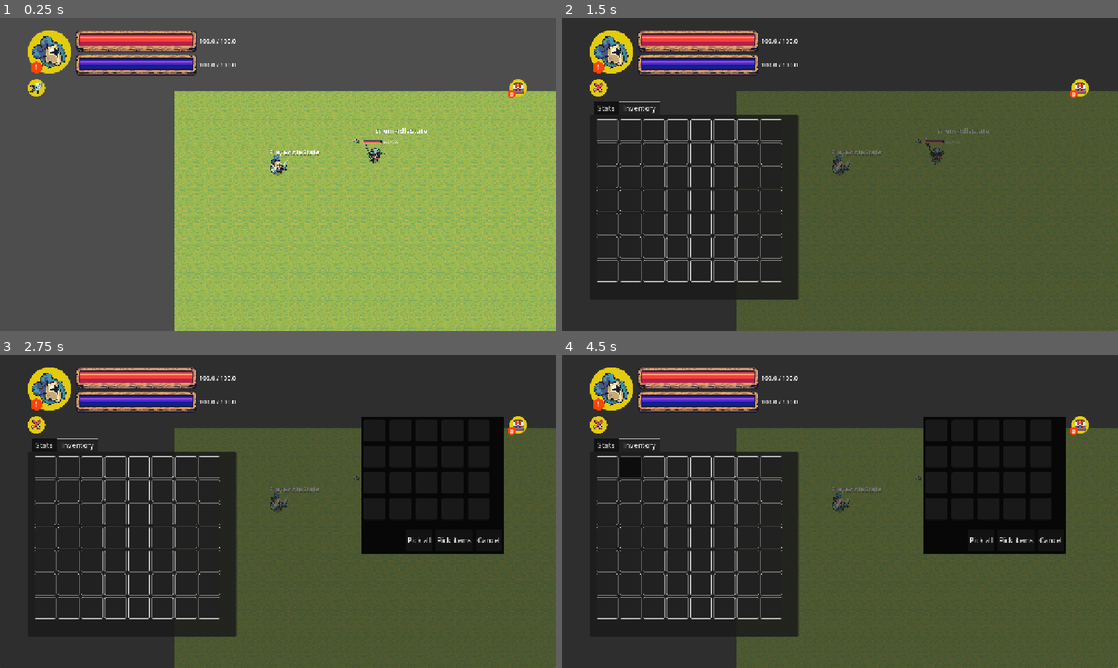
Above: before the commit, frames 1-4 (two rows, left to right).
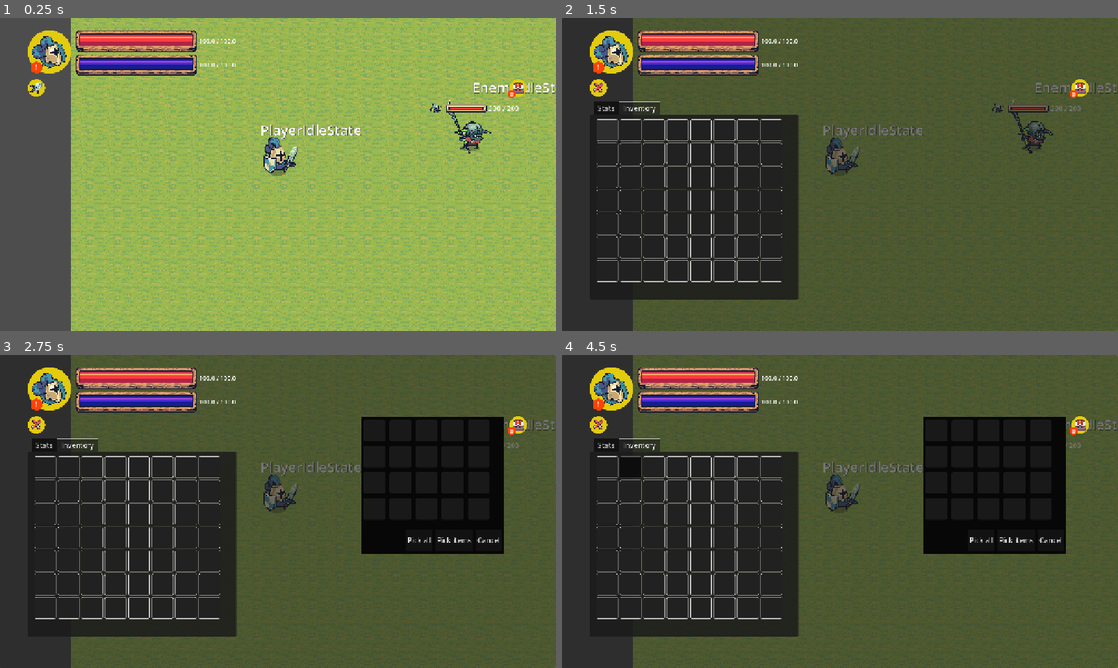
Above: after the commit, the same moments.

Repository: nidal1/rpg
Game: Godot game, scene res://scenes/world/world.tscn
Two runs of this game, one before a commit and one after it. Both use one fixed random seed, a clock stepped at 60 frames per second and the inputs below.
Inputs (mouse positions are in pixels of both pictures, inside the frame that each line leads up to):
- Up to frame 1 (0.25 s): no input
- Up to frame 2 (1.5 s): click (600, 86) at 0.5 s; click (606, 130) at 1.27 s
- Up to frame 3 (2.75 s): click (517, 423) at 2 s
- Up to frame 4 (4.5 s): click (934, 430) at 2.77 s; tap Enter at 3.5 s; move the mouse to (606, 467) at 3.52 s; hold D (move_right) 3.53-4.28 s; click (606, 467) at 3.67 s; tap Space at 4.25 s; move the mouse to (628, 467) at 4.27 s; hold S (move_down) from 4.28 s (still down); click (628, 467) at 4.42 s

The runs differ from the first frame. In frame 1, 58% of the frame differs, in the area x 12-100%, y 0-100%; in frame 2, 22%; in frame 3, 20%; in frame 4, 20%.

Commit message:
feat: implement item pickup system with event bus and drop interaction logic

Diff:
--- a/scenes/entities/items/drop.tscn
+++ b/scenes/entities/items/drop.tscn
@@ -27,3 +27,7 @@
 theme_override_colors/font_outline_color = Color(0, 0, 0, 1)
 theme_override_constants/outline_size = 2
 text = "Press E"
+
+[node name="DropCD" type="Timer" parent="." unique_id=1739017826]
+
+[connection signal="timeout" from="DropCD" to="." method="_on_drop_cd_timeout"]
--- a/scenes/entities/player/player.tscn
+++ b/scenes/entities/player/player.tscn
@@ -12,7 +12,7 @@
 height = 36.0
 
 [sub_resource type="CircleShape2D" id="CircleShape2D_8akj5"]
-radius = 250.0
+radius = 60.0
 
 [node name="Player" unique_id=1846937653 groups=["player"] instance=ExtResource("1_1hmtu")]
 collision_layer = 2
@@ -21,7 +21,6 @@
 character_class = null
 
 [node name="Camera" type="Camera2D" parent="." index="1" unique_id=1339975141]
-zoom = Vector2(0.5, 0.5)
 position_smoothing_enabled = true
 
 [node name="ComboAttackCD" type="Timer" parent="." index="2" unique_id=882990530]
--- a/scripts/autoloads/event_bus.gd
+++ b/scripts/autoloads/event_bus.gd
@@ -53,3 +53,6 @@
 
 ## Emitted when an item is removed from the inventory.
 signal items_removed_from_inventory(slots: Array[Item])
+
+## Emitted when an item is dropped from an inventory slot.
+signal item_dropped_from_inventory(slot: Item)
--- a/scripts/autoloads/game_manager.gd
+++ b/scripts/autoloads/game_manager.gd
@@ -20,6 +20,7 @@
 	EventBus.lootable_item_added.connect(_on_lootable_item_added)
 	EventBus.lootable_item_removed.connect(_on_lootable_item_removed)
 	EventBus.selected_lootable_items_picked_up.connect(_on_selected_lootable_items_picked_up)
+	EventBus.item_dropped_from_inventory.connect(_on_item_dropped_from_inventory)
 
 # ─── Public Methods ──────────────────────────────────────────────────────────
 ## Registers the player with the Game Manager and initializes data.
@@ -69,10 +70,10 @@
 	EventBus.stats_updated.emit()
 
 ## Randomizes a position near the specified position within the drop range.
-func randomize_drop_position(position: Vector2) -> Vector2:
+func randomize_drop_position(position: Vector2, _drop_range: float = drop_range) -> Vector2:
 	return position + Vector2(
-		randf_range(-drop_range, drop_range),
-		randf_range(-drop_range, drop_range)
+		randf_range(-_drop_range, _drop_range),
+		randf_range(-_drop_range, _drop_range)
 	)
 
 ## Spawns items dropped by a defeated enemy into the drop zone.
@@ -85,6 +86,15 @@
 			drop_zone.call_deferred("add_child", drop)
 			drop.set_deferred("global_position", random_position)
 
+func drop_item(item: Item) -> void:
+	var drop_scene = load("res://scenes/entities/items/drop.tscn").instantiate()
+	var drop_zone = get_tree().get_first_node_in_group("enemies_spawner").get_drop_zone()
+	if drop_zone:
+		var random_position = randomize_drop_position(player_ref.global_position)
+		drop_scene.item = item
+		drop_zone.add_child(drop_scene)
+		drop_scene.global_position = random_position
+
 # ─── Signal Handlers ─────────────────────────────────────────────────────────
 func _on_enemy_died(enemy: Enemy) -> void:
 	var xp_reward = enemy.enemy_params.xp_reward
@@ -93,12 +103,10 @@
 	spawn_enemy_items(enemy)
 
 func _on_lootable_item_added(item: Item) -> void:
-	print("picked item nameL: ", item.item_name)
 	PlayerData.add_lootable_item(item)
 	EventBus.display_lootable_item_hover_info.emit(item)
 
 func _on_lootable_item_removed(item: Item) -> void:
-	print("removed item nameL: ", item.item_name)
 	PlayerData.remove_lootable_item(item)
 	EventBus.hide_lootable_item_hover_info.emit(item)
 
@@ -109,3 +117,7 @@
 
 	EventBus.items_added_to_inventory.emit(slots)
 	print("inventory: %s", PlayerData.__current_inventory_items.size())
+
+func _on_item_dropped_from_inventory(item: Item) -> void:
+	drop_item(item)
+	PlayerData.remove_inventory_item(item)
--- a/scripts/entities/inventory_slot.gd
+++ b/scripts/entities/inventory_slot.gd
@@ -28,6 +28,7 @@
 		1: _use()
 		2: _drop()
 
+
 func _equip() -> void:
 	print("equip item")
 
@@ -35,12 +36,16 @@
 	print("use item")
 
 func _drop() -> void:
-	print("drop item")
+	EventBus.item_dropped_from_inventory.emit(item)
+	clear_slot()
 
 
 func _on_inventory_slot_button_pressed() -> void:
 	print("pressed")
 
+func clear_slot() -> void:
+	item = null
+	inventory_slot_icon.texture = null
 
 func set_item(new_item: Item) -> void:
 	item = new_item
--- a/scripts/resources/drop.gd
+++ b/scripts/resources/drop.gd
@@ -2,6 +2,9 @@
 ## Represents a physical item dropped in the game world that can be picked up.
 extends Area2D
 class_name DropItem
+
+# ─── Exported Variables ──────────────────────────────────────────────────────
+@export var despawn_time: float = 30.0
 
 # ─── Public Variables ────────────────────────────────────────────────────────
 ## The item resource associated with this physical drop.
@@ -9,11 +12,15 @@
 
 # ─── OnReady Variables ───────────────────────────────────────────────────────
 @onready var drop_item_image: Sprite2D = $DropItemImage
+@onready var drop_cd: Timer = $DropCD
 
 # ─── Built-in Methods ────────────────────────────────────────────────────────
 func _ready() -> void:
 	if item and drop_item_image:
 		drop_item_image.texture = item.icon
+
+	drop_cd.wait_time = despawn_time
+	drop_cd.start()
 
 # ─── Public Methods ──────────────────────────────────────────────────────────
 ## Assigns a new item resource to this drop and updates its visual representation.
@@ -21,3 +28,7 @@
 	item = new_item
 	if is_inside_tree() and drop_item_image:
 		drop_item_image.texture = item.icon
+
+
+func _on_drop_cd_timeout() -> void:
+	queue_free()
